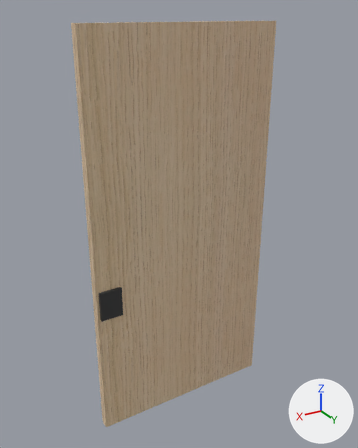
A saved change to the glTF model 2025-284-C01-Vitrineskap/sim/Benk_A_dor_venstre.glb.
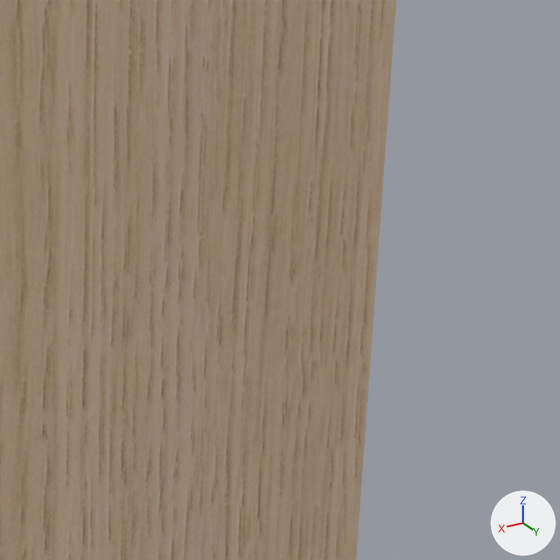
The first picture shows the older version from a camera (50 mm lens) standing at (756.0, 186.0, 896.0) and looking at (290.0, -590.0, 508.0). The close-ups show the older and then the newer version on the part from 53% to 87% of the width and 9% to 37% of the height of that picture. Only the edits that show in the close-ups are written down. Lighting does not change. The marker at lower right points along +X, +Y and +Z.

The first close-up shows '2025-284 Vitrineskap'.
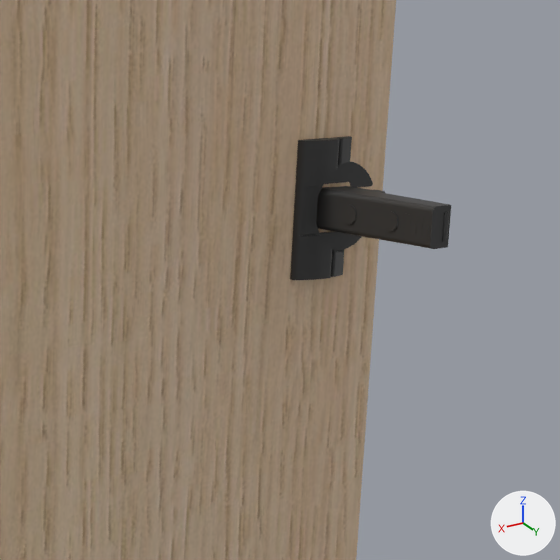
Location of each change, [x1, y1, x2, y2] in pixels of the close-ups (560 x 560 px):
```json
{"object": "Benk A dør venstre hengsel z758 Blum 71B3590", "change": "added", "after": [290, 136, 451, 280]}
```

Edits to the scene script, one JSON object a line:
```json
{"op": "add", "block": "me_blum_71b3590", "code": ["me_blum_71b3590 = bpy.data.meshes.new('BLUM_71B3590')", "me_blum_71b3590.from_pydata(...)  # 1701 vertices, 3386 faces; spans x -31.9..10.4, y -28.5..28.5, z -51.3..29.4", "me_blum_71b3590.materials.append(mat_beslag_sort)  # dark grey #3f3f3f"]}
{"op": "add", "block": "ob_benk_a_dør_venstre_hengsel_z758_blum_71b3590", "code": ["ob_benk_a_dør_venstre_hengsel_z758_blum_71b3590 = bpy.data.objects.new('Benk A dør venstre hengsel z758 Blum 71B3590', me_blum_71b3590)", "ob_benk_a_dør_venstre_hengsel_z758_blum_71b3590.location = (99.0, -542.7, 758.5)", "ob_benk_a_dør_venstre_hengsel_z758_blum_71b3590.rotation_euler = (1.571, 0.0, 3.142)  # degrees (90, 0, 180)"]}
```
